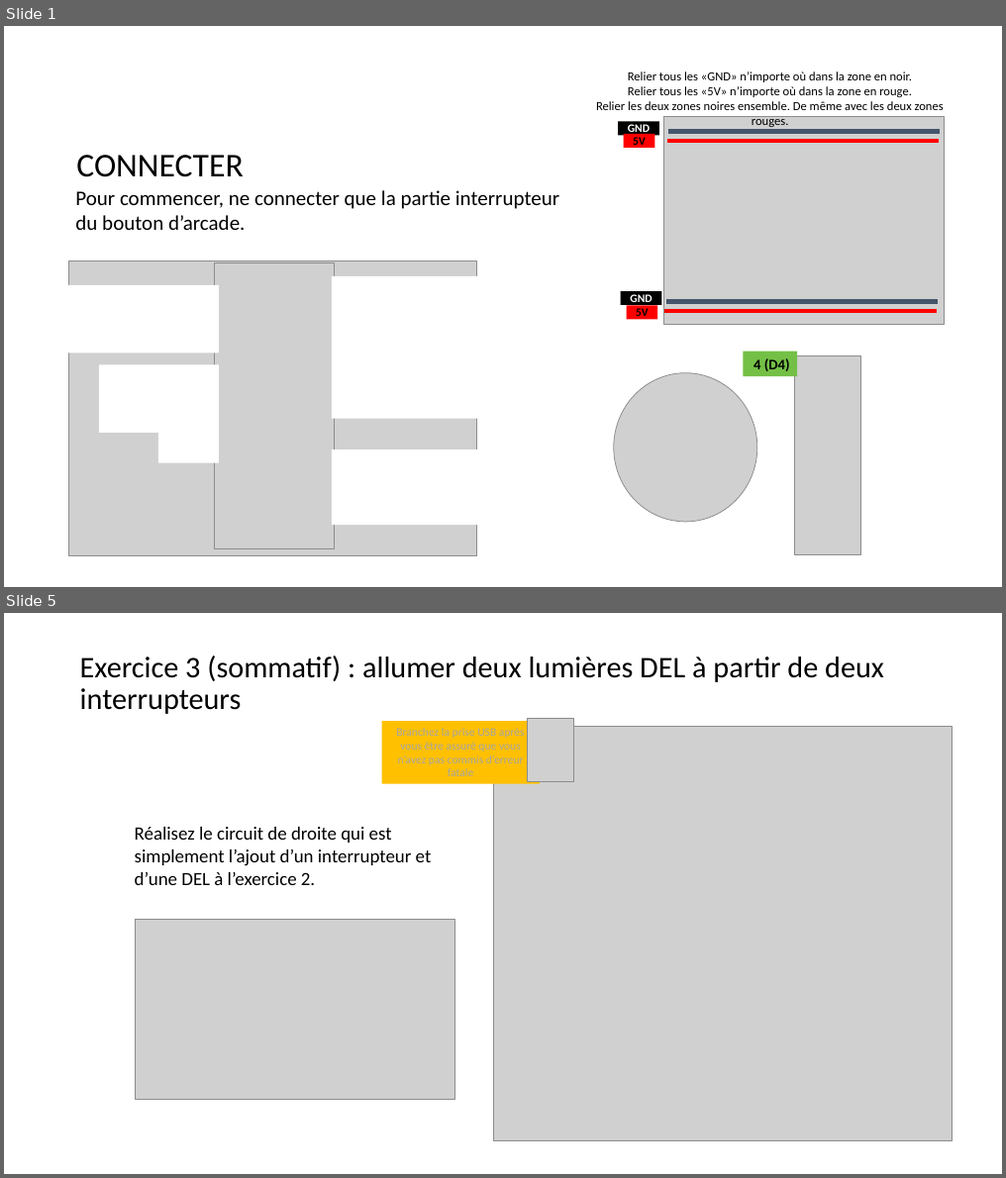
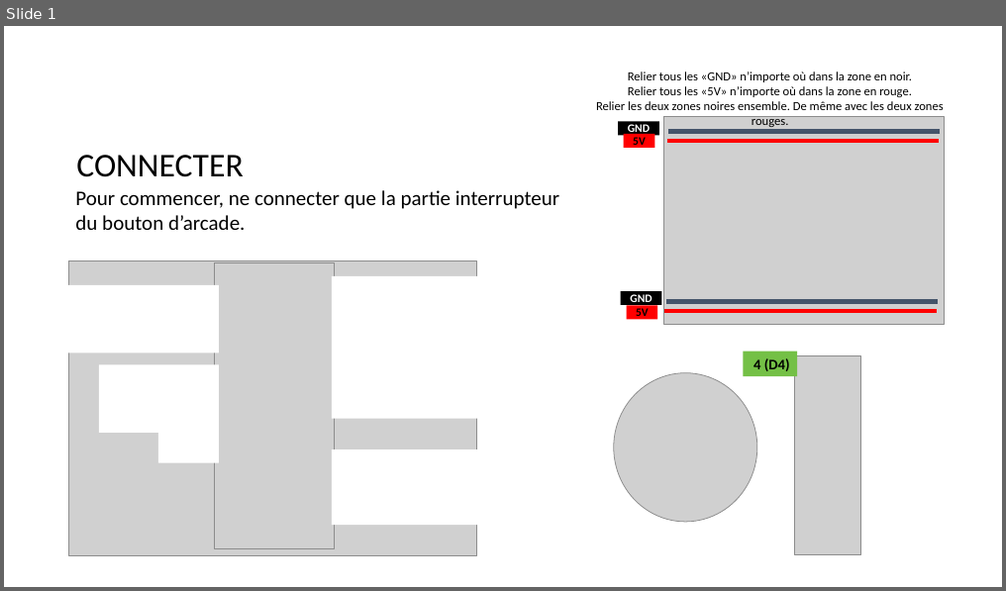
Before and after one commit to tim-montmorency/rel-electro-immersif, a slide deck: rel-electro-immersif-originals/interrupteur.pptx. Shown one above the other, each under a label of ours: slides 1 and 5 before the commit, slide 1 after it; the slides between them are not shown. The pictures are 1006x1178 and 1006x591 pixels, drawn with LibreOffice and Linux fonts; fonts in the diff are those of the drawing; grey boxes stand for pictures. Boxes give left, top, right and bottom in pixels: in the first picture for what was removed or moved away, otherwise in the second. Text is boxed around its words. In the diff, an @@ line names an element or a change of style, - is before the commit and + after.

```diff
--- a/rel-electro-immersif-originals/interrupteur.pptx
+++ b/rel-electro-immersif-originals/interrupteur.pptx
@@ slide 5 removed at box(4, 613, 1002, 1174), background #FFFFFF @@
@@ title removed at box(80, 656, 884, 714) @@
-Exercice 3 (sommatif) : allumer deux lumières DEL à partir de deux interrupteurs
@@ rectangle removed at box(382, 721, 540, 783) @@
-Branchez la prise USB après vous être assuré que vous n’avez pas commis d’erreur fatale
@@ picture removed at box(494, 726, 951, 1141) @@
@@ picture removed at box(528, 718, 573, 781) @@
@@ text removed at box(135, 827, 432, 885) @@
-Réalisez le circuit de droite qui est simplement l’ajout d’un interrupteur et d’une DEL à l’exercice 2.
@@ picture removed at box(135, 919, 454, 1100) @@
```
Also in this commit, not shown: 8 other slides removed, 45 other files.
